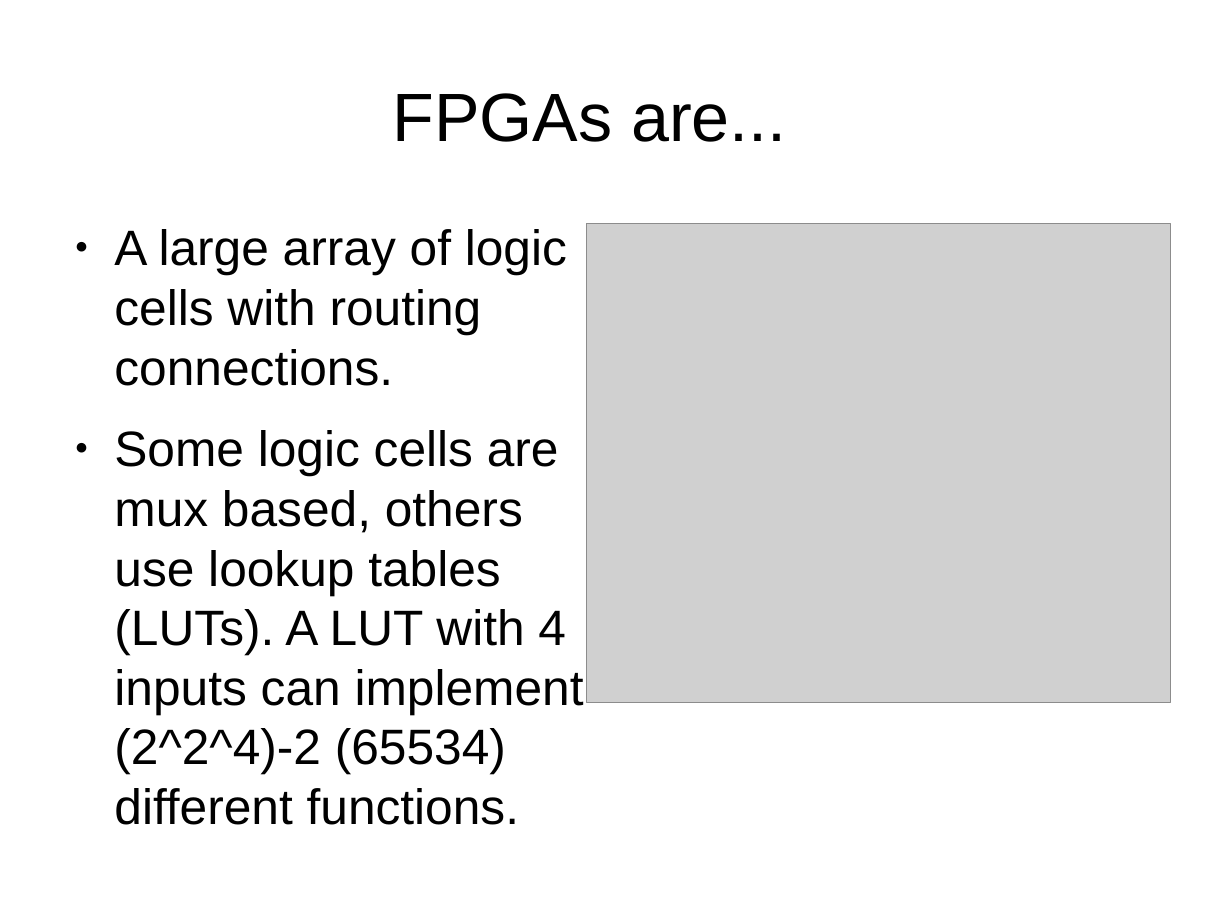
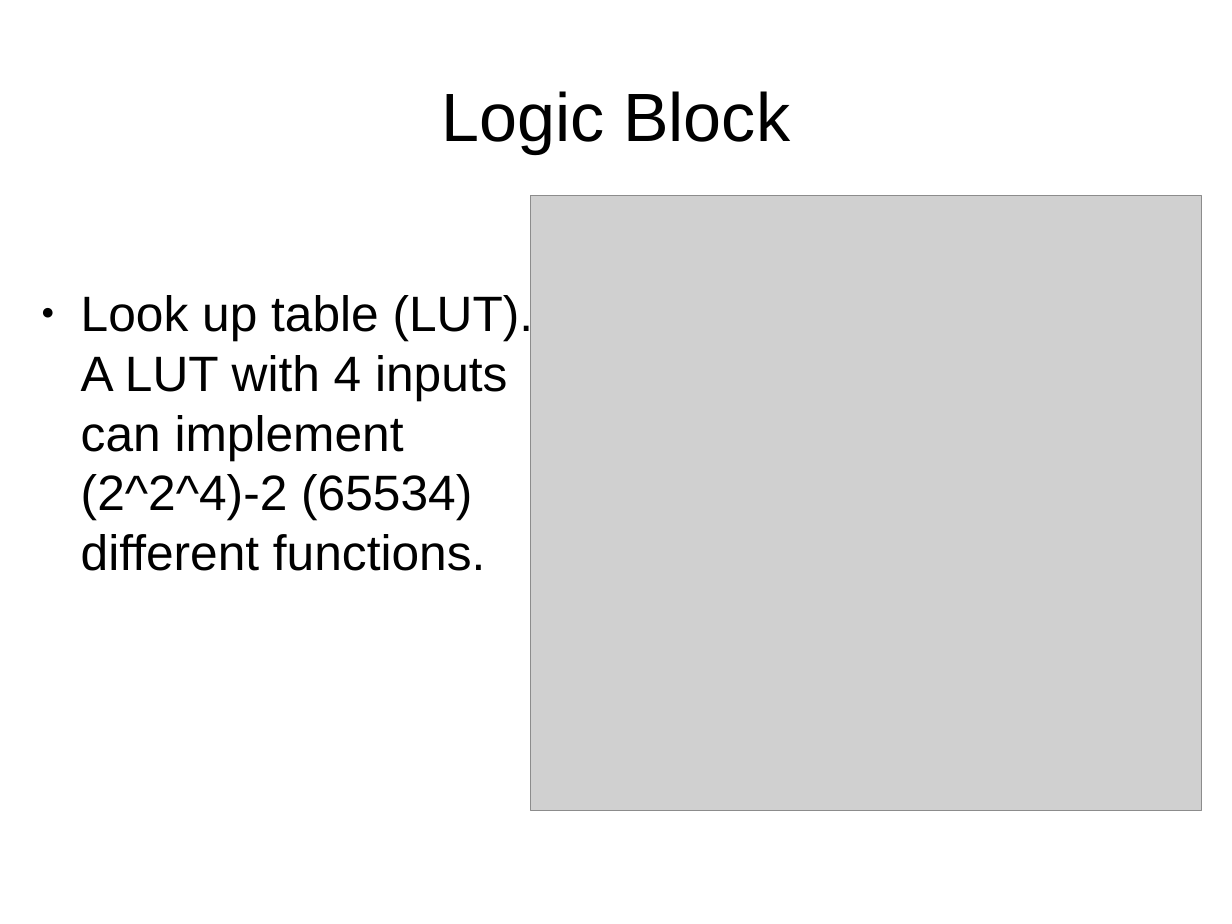
Before and after one commit to philtomson/fpga_pres, a slide deck: slide 9 of fpga_pres.odp (slide 7 before the commit). Drawn at 1232x924 pixels with LibreOffice and Linux fonts; fonts in the diff are those of the drawing; grey boxes stand for pictures. Boxes give left, top, right and bottom in pixels: in the first picture for what was removed or moved away, otherwise in the second. Text is boxed around its words. In the diff, an @@ line names an element or a change of style, - is before the commit and + after.

```diff
--- a/fpga_pres.odp
+++ b/fpga_pres.odp
@@ title at box(441, 91, 790, 153): text changed @@
-FPGAs are...
+Logic Block
@@ picture: place and size @@
-picture at box(587, 224, 1172, 702)
+picture at box(531, 196, 1202, 811)
@@ text at box(81, 292, 534, 571): text changed @@
-● A large array of logic cells with routing connections.
-● Some logic cells are mux based, others use lookup tables (LUTs). A LUT with 4 inputs can implement (2^2^4)-2 (65534) different functions.
+● Look up table (LUT). A LUT with 4 inputs can implement (2^2^4)-2 (65534) different functions.
```
Also in this commit, not shown: 14 other slides changed, 8 slides added, 1 slide removed.
